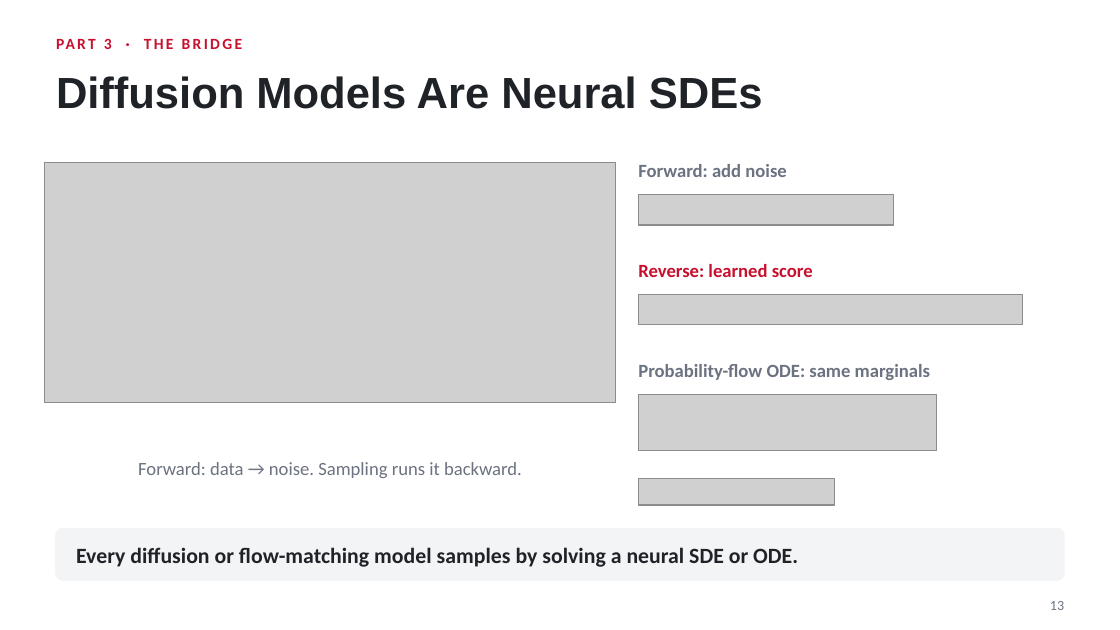
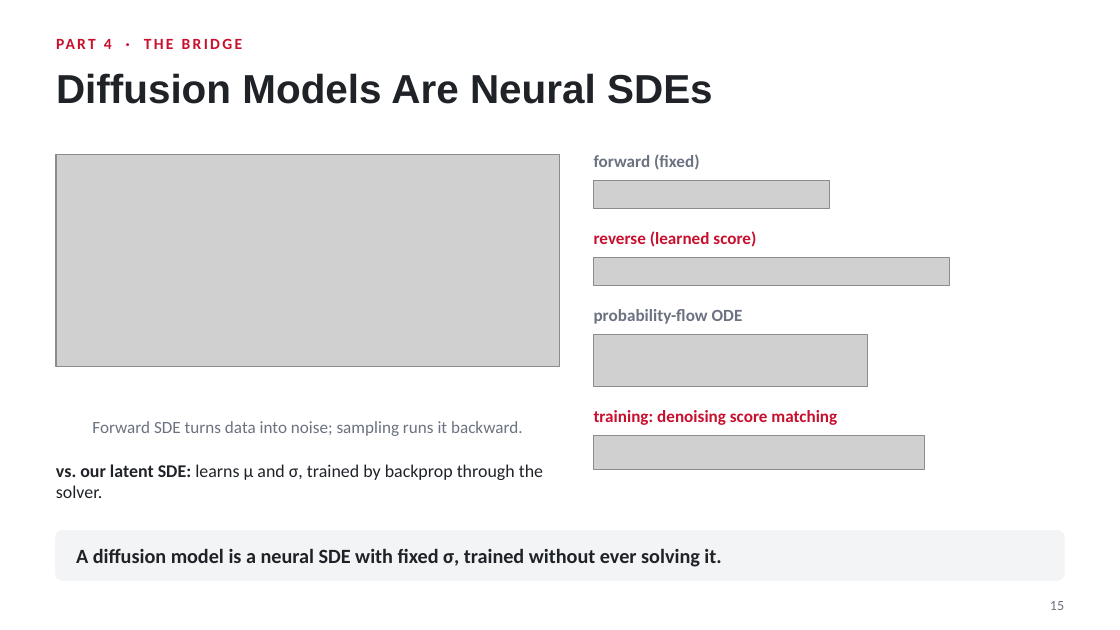
Before and after one commit to nishadw/neural-sde, a slide deck: slide 15 of lecture/neural_sde_lecture.pptx (slide 13 before the commit). Drawn at 1120x630 pixels with LibreOffice and Linux fonts; fonts in the diff are those of the drawing; grey boxes stand for pictures. Boxes give left, top, right and bottom in pixels: in the first picture for what was removed or moved away, otherwise in the second. Text is boxed around its words. In the diff, an @@ line names an element or a change of style, - is before the commit and + after.

```diff
--- a/lecture/neural_sde_lecture.pptx
+++ b/lecture/neural_sde_lecture.pptx
@@ text at [104,39,112,49]: text changed @@
-PART 3 · THE BRIDGE
+PART 4 · THE BRIDGE
@@ title "Diffusion Models Are Neural SDEs" at [56,73,713,104]: size 28 to 26 pt @@
@@ picture: place and size @@
-picture at [45,162,616,402]
+picture at [56,155,560,366]
@@ text at [594,154,699,170]: text changed; size 12 to 11 pt @@
-Forward: add noise
+forward (fixed)
@@ picture: place and size @@
-picture at [638,195,894,225]
+picture at [594,180,830,208]
@@ text at [594,231,756,247]: text changed; size 12 to 11 pt @@
-Reverse: learned score
+reverse (learned score)
@@ picture: place and size @@
-picture at [638,295,1023,325]
+picture at [594,258,950,286]
@@ text at [594,309,743,324]: text changed; size 12 to 11 pt @@
-Probability-flow ODE: same marginals
+probability-flow ODE
@@ picture: place and size @@
-picture at [638,394,936,450]
+picture at [594,335,868,386]
@@ text added at [594,410,837,425], 11 pt, text #C8102E, bold @@
+training: denoising score matching
@@ text at [92,421,523,436]: text changed; size 12 to 11 pt @@
-Forward: data → noise. Sampling runs it backward.
+Forward SDE turns data into noise; sampling runs it backward.
@@ picture added at [594,436,924,469] @@
@@ text added at [56,464,543,498], 11.5 pt, text #1F2328 @@
+vs. our latent SDE: learns μ and σ, trained by backprop through the solver.
@@ picture removed at [638,478,834,505] @@
@@ rounded rectangle at [56,531,1064,580]: proportions changed @@
@@ text at [76,548,721,567]: text changed; size 14 to 13 pt @@
-Every diffusion or flow-matching model samples by solving a neural SDE or ODE.
+A diffusion model is a neural SDE with fixed σ, trained without ever solving it.
@@ page number at [1050,601,1064,610]: text changed @@
-13
+15
```
Also in this commit, not shown: 4 other slides changed, 21 slides added, 12 slides removed, 4 other files.
